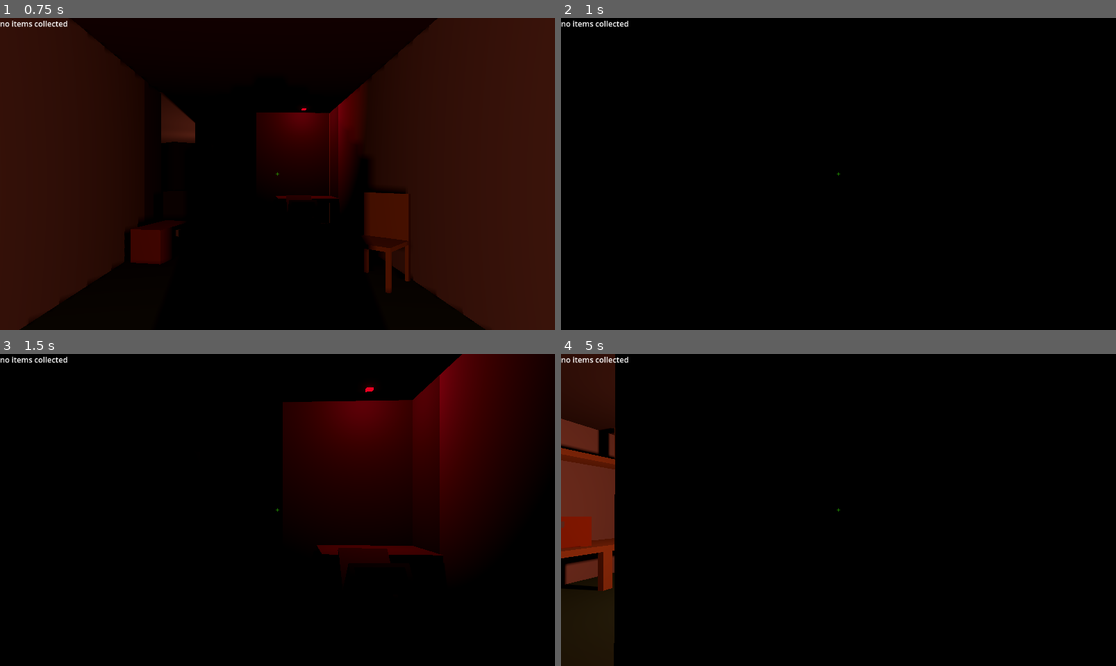
Above: before the commit, frames 1-4 (two rows, left to right).
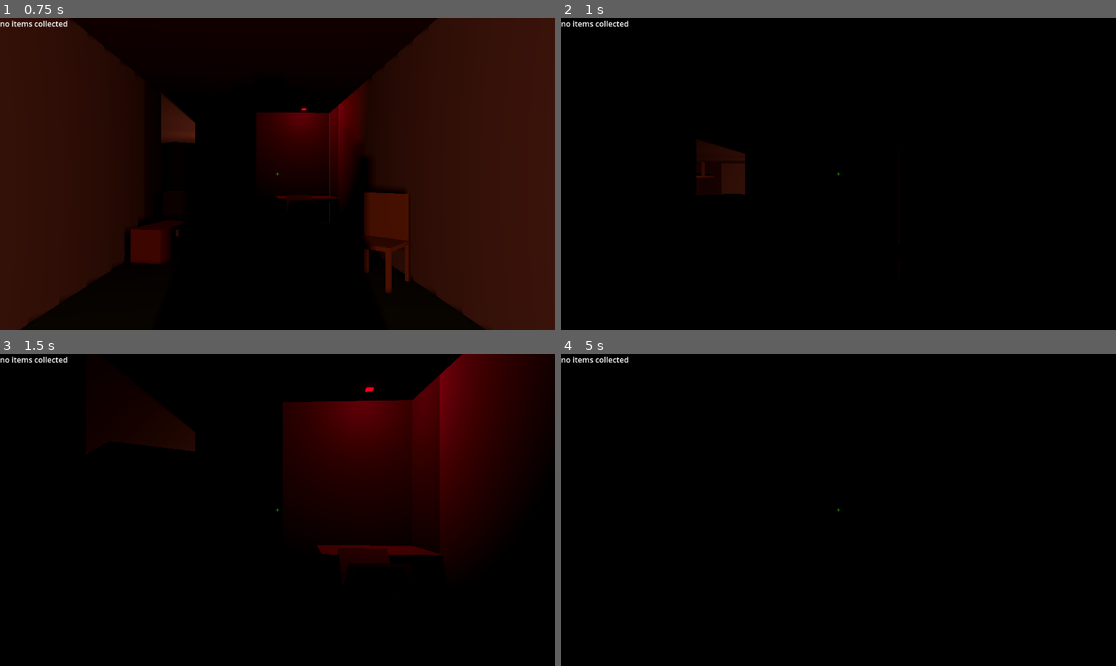
Above: after the commit, the same moments.

Repository: jamklex/3dshooter
Game: Godot game, scene res://scenes/level_1/_main.tscn
The game is run twice, just before and just after one commit, with the same random seed, the same clock (stepped at 60 frames per second) and the same inputs. This scene is started directly instead of the project's main scene.
Inputs (mouse positions are in pixels of both pictures, inside the frame that each line leads up to):
- Up to frame 1 (0.75 s): tap Enter at 0.5 s; move the mouse to (305, 174) at 0.52 s; hold W (forward) from 0.53 s (still down); tap E (interact) at 0.6 s
- Up to frame 2 (1 s): keep holding W (forward); tap Space (jump) at 0.77 s
- Up to frame 3 (1.5 s): keep holding W (forward); move the mouse to (249, 510) at 1.27 s; tap E (interact) at 1.35 s
- Up to frame 4 (5 s): keep holding W (forward); tap Space (jump) at 1.52, 2.75, 3.02, 3.77, 4.52 s; move the mouse to (849, 503) at 2.02 s; tap E (interact) every 0.75 s from 2.1 to 4.35 s; move the mouse to (832, 516) at 2.77 s; move the mouse to (877, 513) at 3.52 s; move the mouse to (794, 506) at 4.27 s

Frame 1 is identical in both runs. In frame 2, 0.9% of the frame differs, in the area x 24-34%, y 39-57%; in frame 3, 0.7%; in frame 4, 9.0%, in the area x 0-10%, y 0-100%.

Commit message:
more natural flickering

Diff:
--- a/shared/scripts/glowable.gd
+++ b/shared/scripts/glowable.gd
@@ -3,6 +3,10 @@
 extends CSGBox3D
 
 @onready var light = $light as OmniLight3D
+@onready var light_energy = light.light_energy
+@onready var light_indirect_energy = light.light_indirect_energy
+@onready var light_volumetric_fog_energy = light.light_volumetric_fog_energy
+@onready var emission_energy_multiplier = (material as StandardMaterial3D).emission_energy_multiplier
 @export var active = true
 @export var color = "c05239" as Color
 @export_category("Flicker Effect")
@@ -31,8 +35,19 @@
 		material.emission = color
 	material.emission_enabled = true
 	light.visible = true
+	light.light_energy = light_energy
+	light.light_indirect_energy = light_indirect_energy
+	light.light_volumetric_fog_energy = light_volumetric_fog_energy
+	material.emission_energy_multiplier = emission_energy_multiplier
 
 func lights_off():
+	if flicker_natural:
+		if randf() <= 0.3:
+			light.light_energy = light_energy/3
+			light.light_indirect_energy = light_indirect_energy/3
+			light.light_volumetric_fog_energy = light_volumetric_fog_energy/3
+			material.emission_energy_multiplier = emission_energy_multiplier/3
+			return
 	material.emission_enabled = false
 	light.visible = false
 
